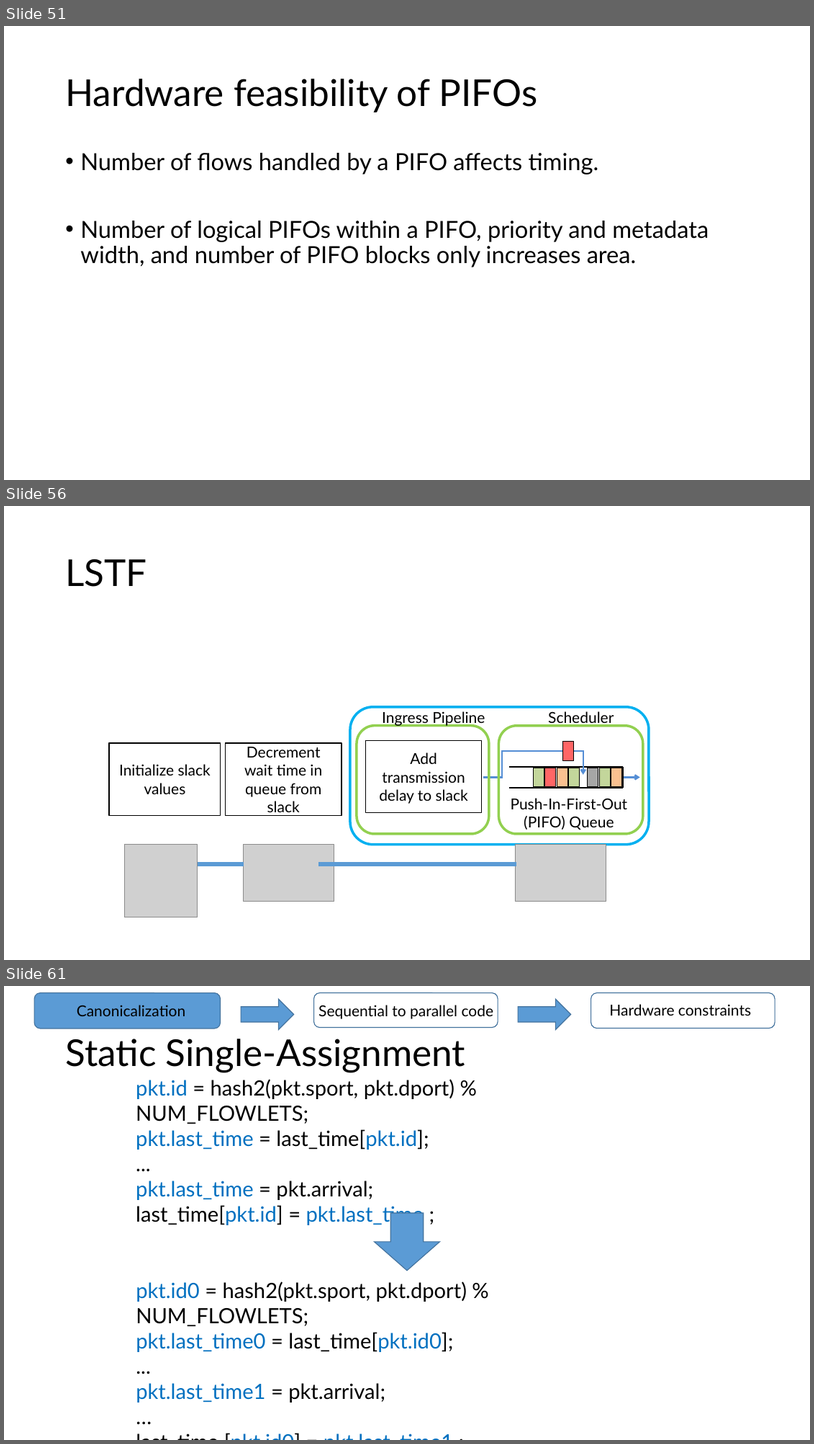
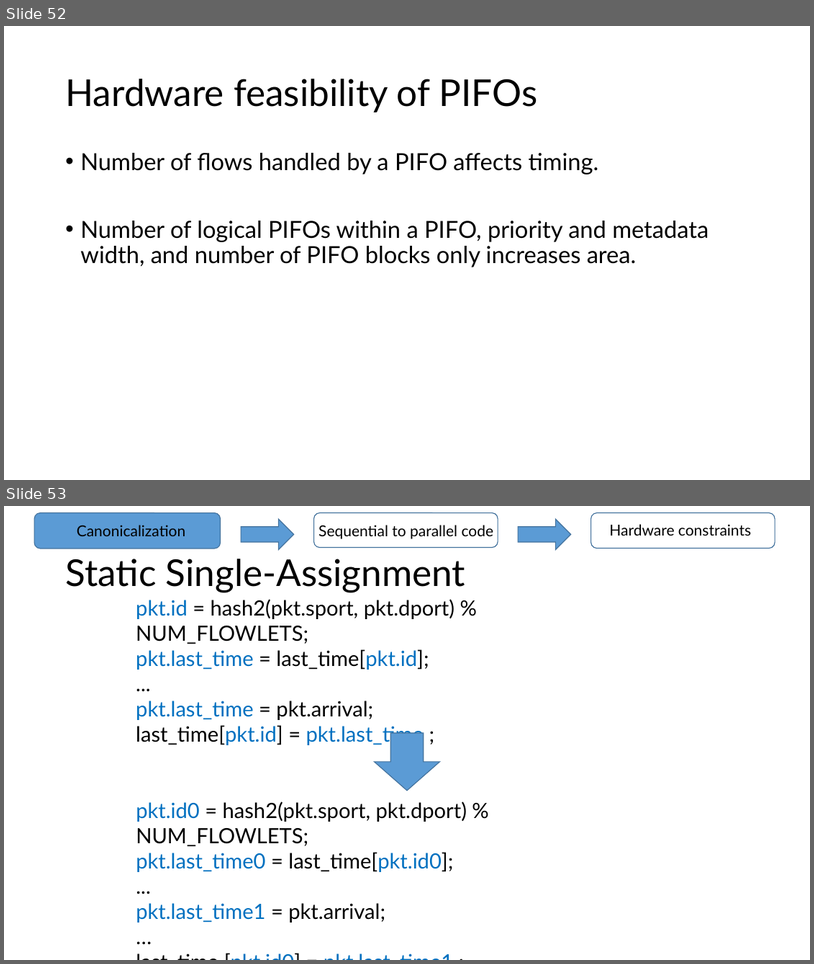
Before and after one commit to anirudhSK/pifo-domino-marple-ppts, a slide deck: combined_domino_pifo.pptx. Shown one above the other, each under a label of ours: slides 51, 56 and 61 before the commit, slides 52 and 53 after it; the slides between them are not shown. The pictures are 814x1444 and 814x964 pixels, drawn with LibreOffice and Linux fonts; fonts in the diff are those of the drawing; grey boxes stand for pictures. Boxes give left, top, right and bottom in pixels: in the first picture for what was removed or moved away, otherwise in the second. Text is boxed around its words. In the diff, an @@ line names an element or a change of style, - is before the commit and + after.

```diff
--- a/combined_domino_pifo.pptx
+++ b/combined_domino_pifo.pptx
@@ slide 56 removed at box(4, 506, 810, 960), background #FFFFFF @@
@@ title removed at box(65, 559, 147, 587) @@
-LSTF
@@ rounded rectangle removed at box(350, 707, 650, 844) @@
@@ text removed at box(382, 711, 485, 726) @@
-Ingress Pipeline
@@ text removed at box(548, 711, 614, 726) @@
-Scheduler
@@ rectangle removed at box(109, 743, 221, 815) @@
-Initialize slack
-values
@@ rectangle removed at box(226, 743, 342, 815) @@
-Decrement wait time in queue from slack
@@ rounded rectangle removed at box(357, 726, 489, 834) @@
@@ rectangle removed at box(365, 741, 482, 813) @@
-Add transmission delay to slack
@@ rounded rectangle removed at box(499, 726, 643, 834) @@
@@ rectangle removed at box(563, 741, 574, 761) @@
@@ line removed from (584, 751) to (502, 751) @@
@@ line removed from (502, 777) to (502, 750) @@
@@ arrow removed from (584, 750) to (584, 775) @@
@@ line removed from (484, 777) to (503, 777) @@
@@ line removed from (509, 767) to (623, 767) @@
@@ rectangle removed at box(534, 767, 545, 787) @@
@@ rectangle removed at box(545, 767, 556, 787) @@
@@ rectangle removed at box(558, 768, 568, 788) @@
@@ rectangle removed at box(569, 768, 580, 788) @@
@@ rectangle removed at box(588, 767, 599, 787) @@
@@ rectangle removed at box(600, 767, 611, 787) @@
@@ rectangle removed at box(612, 767, 622, 787) @@
@@ line removed from (623, 788) to (623, 767) @@
@@ arrow removed from (624, 777) to (640, 777) @@
@@ line removed from (509, 788) to (623, 788) @@
@@ text removed at box(511, 798, 628, 829) @@
-Push-In-First-Out (PIFO) Queue
@@ picture removed at box(124, 844, 198, 917) @@
@@ picture removed at box(244, 844, 334, 901) @@
@@ picture removed at box(515, 844, 606, 901) @@
@@ line removed from (198, 864) to (244, 864) @@
@@ line removed from (319, 864) to (517, 864) @@
@@ what was slide 51 is now slide 52 @@
@@ what was slide 61 is now slide 53 @@
```
Also in this commit, not shown: 4 slides added, 13 other slides removed.
